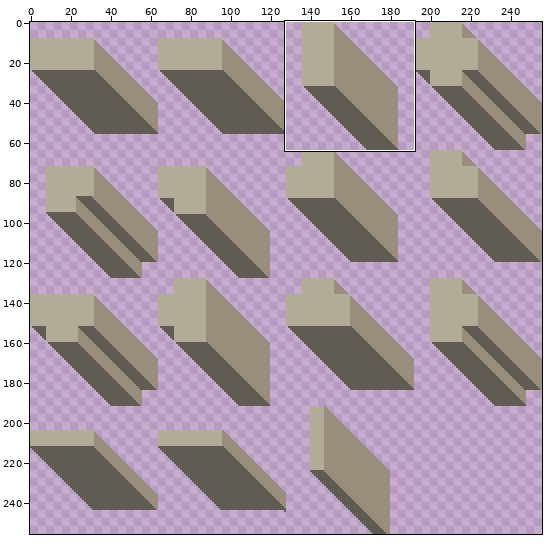
Sprite sheet: assets/2dwalls.png. Above: a wide view before the commit, with the close-up outlined.
Close-up. Before the commit:
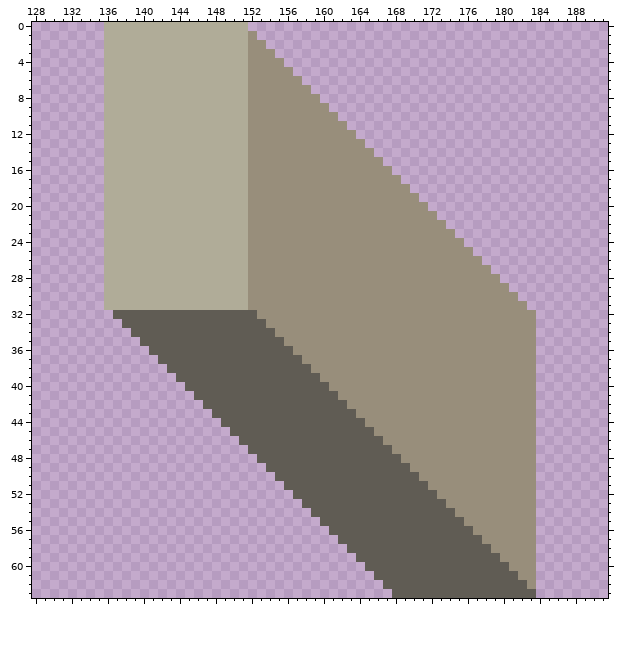
The file is 256x256 pixels. Shown: x 128..191, y 0..63. The commit also changed other parts of the picture, which this record leaves out.
The same view after the edit:
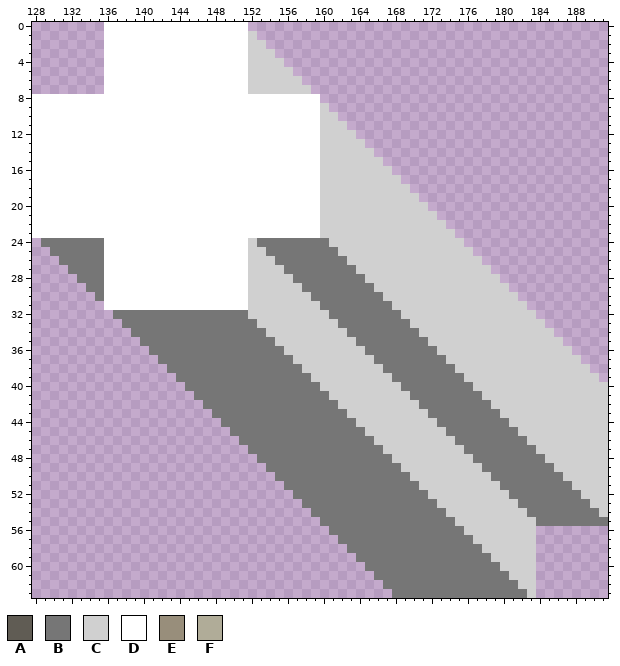
Palette (. is transparent): A #605c54  B #767676  C #d0d0d0  D #ffffff  E #988e7b  F #b0ac98
The edit:
Changed rows in their new state; - is an unchanged pixel.
first column x 128:
 0 --------DDDDDDDDDDDDDDDD----------------------------------------
 1 --------DDDDDDDDDDDDDDDDC---------------------------------------
 2 --------DDDDDDDDDDDDDDDDCC--------------------------------------
 3 --------DDDDDDDDDDDDDDDDCCC-------------------------------------
 4 --------DDDDDDDDDDDDDDDDCCCC------------------------------------
 5 --------DDDDDDDDDDDDDDDDCCCCC-----------------------------------
 6 --------DDDDDDDDDDDDDDDDCCCCCC----------------------------------
 7 --------DDDDDDDDDDDDDDDDCCCCCCC---------------------------------
 8 DDDDDDDDDDDDDDDDDDDDDDDDDDDDDDDD--------------------------------
 9 DDDDDDDDDDDDDDDDDDDDDDDDDDDDDDDDC-------------------------------
10 DDDDDDDDDDDDDDDDDDDDDDDDDDDDDDDDCC------------------------------
11 DDDDDDDDDDDDDDDDDDDDDDDDDDDDDDDDCCC-----------------------------
12 DDDDDDDDDDDDDDDDDDDDDDDDDDDDDDDDCCCC----------------------------
13 DDDDDDDDDDDDDDDDDDDDDDDDDDDDDDDDCCCCC---------------------------
14 DDDDDDDDDDDDDDDDDDDDDDDDDDDDDDDDCCCCCC--------------------------
15 DDDDDDDDDDDDDDDDDDDDDDDDDDDDDDDDCCCCCCC-------------------------
16 DDDDDDDDDDDDDDDDDDDDDDDDDDDDDDDDCCCCCCCC------------------------
17 DDDDDDDDDDDDDDDDDDDDDDDDDDDDDDDDCCCCCCCCC-----------------------
18 DDDDDDDDDDDDDDDDDDDDDDDDDDDDDDDDCCCCCCCCCC----------------------
19 DDDDDDDDDDDDDDDDDDDDDDDDDDDDDDDDCCCCCCCCCCC---------------------
20 DDDDDDDDDDDDDDDDDDDDDDDDDDDDDDDDCCCCCCCCCCCC--------------------
21 DDDDDDDDDDDDDDDDDDDDDDDDDDDDDDDDCCCCCCCCCCCCC-------------------
22 DDDDDDDDDDDDDDDDDDDDDDDDDDDDDDDDCCCCCCCCCCCCCC------------------
23 DDDDDDDDDDDDDDDDDDDDDDDDDDDDDDDDCCCCCCCCCCCCCCC-----------------
24 -BBBBBBBDDDDDDDDDDDDDDDDCBBBBBBBBCCCCCCCCCCCCCCC----------------
25 --BBBBBBDDDDDDDDDDDDDDDDCCBBBBBBBBCCCCCCCCCCCCCCC---------------
26 ---BBBBBDDDDDDDDDDDDDDDDCCCBBBBBBBBCCCCCCCCCCCCCCC--------------
27 ----BBBBDDDDDDDDDDDDDDDDCCCCBBBBBBBBCCCCCCCCCCCCCCC-------------
28 -----BBBDDDDDDDDDDDDDDDDCCCCCBBBBBBBBCCCCCCCCCCCCCCC------------
29 ------BBDDDDDDDDDDDDDDDDCCCCCCBBBBBBBBCCCCCCCCCCCCCCC-----------
30 -------BDDDDDDDDDDDDDDDDCCCCCCCBBBBBBBBCCCCCCCCCCCCCCC----------
31 --------DDDDDDDDDDDDDDDDCCCCCCCCBBBBBBBBCCCCCCCCCCCCCCC---------
32 ---------BBBBBBBBBBBBBBBCCCCCCCCCBBBBBBBBCCCCCCCCCCCCCCC--------
33 ----------BBBBBBBBBBBBBBBCCCCCCCCCBBBBBBBBCCCCCCCCCCCCCCC-------
34 -----------BBBBBBBBBBBBBBBCCCCCCCCCBBBBBBBBCCCCCCCCCCCCCCC------
35 ------------BBBBBBBBBBBBBBBCCCCCCCCCBBBBBBBBCCCCCCCCCCCCCCC-----
36 -------------BBBBBBBBBBBBBBBCCCCCCCCCBBBBBBBBCCCCCCCCCCCCCCC----
37 --------------BBBBBBBBBBBBBBBCCCCCCCCCBBBBBBBBCCCCCCCCCCCCCCC---
38 ---------------BBBBBBBBBBBBBBBCCCCCCCCCBBBBBBBBCCCCCCCCCCCCCCC--
39 ----------------BBBBBBBBBBBBBBBCCCCCCCCCBBBBBBBBCCCCCCCCCCCCCCC-
40 -----------------BBBBBBBBBBBBBBBCCCCCCCCCBBBBBBBBCCCCCCCCCCCCCCC
41 ------------------BBBBBBBBBBBBBBBCCCCCCCCCBBBBBBBBCCCCCCCCCCCCCC
42 -------------------BBBBBBBBBBBBBBBCCCCCCCCCBBBBBBBBCCCCCCCCCCCCC
43 --------------------BBBBBBBBBBBBBBBCCCCCCCCCBBBBBBBBCCCCCCCCCCCC
44 ---------------------BBBBBBBBBBBBBBBCCCCCCCCCBBBBBBBBCCCCCCCCCCC
45 ----------------------BBBBBBBBBBBBBBBCCCCCCCCCBBBBBBBBCCCCCCCCCC
46 -----------------------BBBBBBBBBBBBBBBCCCCCCCCCBBBBBBBBCCCCCCCCC
47 ------------------------BBBBBBBBBBBBBBBCCCCCCCCCBBBBBBBBCCCCCCCC
48 -------------------------BBBBBBBBBBBBBBBCCCCCCCCCBBBBBBBBCCCCCCC
49 --------------------------BBBBBBBBBBBBBBBCCCCCCCCCBBBBBBBBCCCCCC
50 ---------------------------BBBBBBBBBBBBBBBCCCCCCCCCBBBBBBBBCCCCC
51 ----------------------------BBBBBBBBBBBBBBBCCCCCCCCCBBBBBBBBCCCC
52 -----------------------------BBBBBBBBBBBBBBBCCCCCCCCCBBBBBBBBCCC
53 ------------------------------BBBBBBBBBBBBBBBCCCCCCCCCBBBBBBBBCC
54 -------------------------------BBBBBBBBBBBBBBBCCCCCCCCCBBBBBBBBC
55 --------------------------------BBBBBBBBBBBBBBBCCCCCCCCCBBBBBBBB
56 ---------------------------------BBBBBBBBBBBBBBBCCCCCCCC--------
57 ----------------------------------BBBBBBBBBBBBBBBCCCCCCC--------
58 -----------------------------------BBBBBBBBBBBBBBBCCCCCC--------
59 ------------------------------------BBBBBBBBBBBBBBBCCCCC--------
60 -------------------------------------BBBBBBBBBBBBBBBCCCC--------
61 --------------------------------------BBBBBBBBBBBBBBBCCC--------
62 ---------------------------------------BBBBBBBBBBBBBBBCC--------
63 ----------------------------------------BBBBBBBBBBBBBBBC--------
Changed places in both close-ups, as pixel boxes (x1, y1, x2, y2):
changed: (32, 22, 608, 598)
